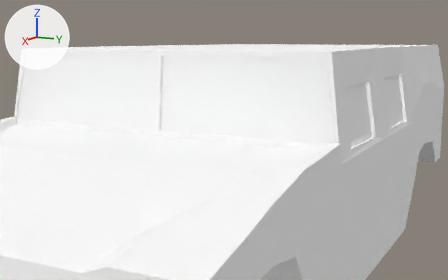
Two versions of the Blender file examples/morse/scenarii/HummerOutdoorWorld.blend, one commit apart.
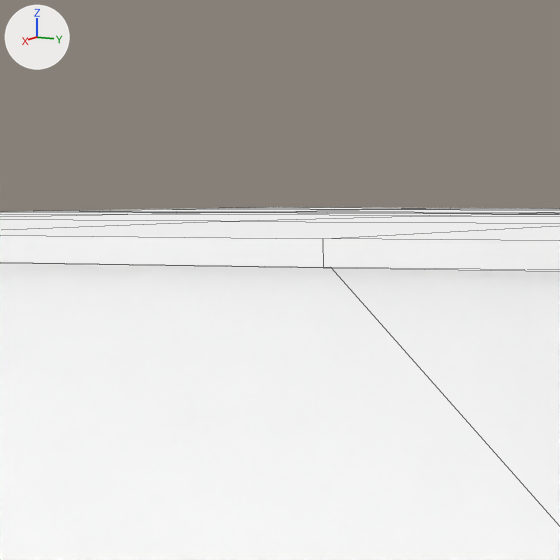
Each version is shown from a camera (50 mm lens) standing at (3.817, -9.704, 2.846) and looking at (-1.025, -12.253, 1.958), then close up on the part from 40% to 67% of the width and 0% to 43% of the height. Arrows for +X, +Y and +Z are at upper left; the lights stay in place. The close-ups show mesh edges as thin lines.

Before the edit, the objects in view are built like this:
```python
me_cube_001 = bpy.data.meshes.new('Cube.001')
me_cube_001.from_pydata(...)  # 316 vertices, 314 faces; spans x -1.31..1.35, y -3.24..2.27, z -0.53..1.37
me_cube_001.materials.append(mat_car)  # white #ffffff
ob_hummer = bpy.data.objects.new('Hummer', me_cube_001)
ob_hummer.location = (-0.271, -12.079, 1.406)
ob_hummer.rotation_euler = (0.0, 0.0, -1.571)  # degrees (0, 0, -90)
```
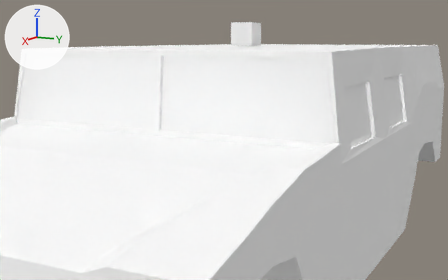
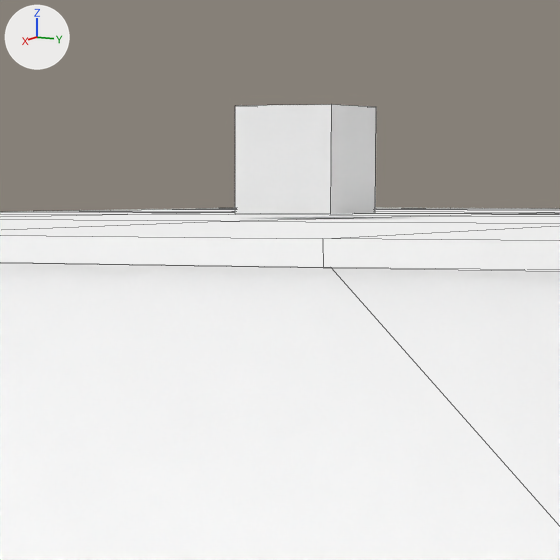
Boxes (x1, y1, x2, y2) around the edits, measured in the close-ups (560 x 560 px):
'IMUBox', added: after (235, 104, 376, 214)

The edits, one by one:
Mesh me_cube_001_1 is new.
It is a box spanning x -0.1..0.1, y -0.1..0.1, z -0.1..0.1.
Object 'IMUBox' (ob_imubox) is new; it shows me_cube_001_1.
Its parent is ob_imu.
Its location is (0.0, 0.0, 0.1).
Object 'IMU' (ob_imu) is new.
Its parent is ob_hummer.
Its matrix parent inverse is Matrix(((0.0, -1.0, 0.0, -12.08), (1.0, 0.0, 0.0, 0.271), (0.0, 0.0, 1.0, -1.406), (0.0, 0.0, 0.0, 1.0))).
Its location is (-1.251, -12.15, 2.79).
